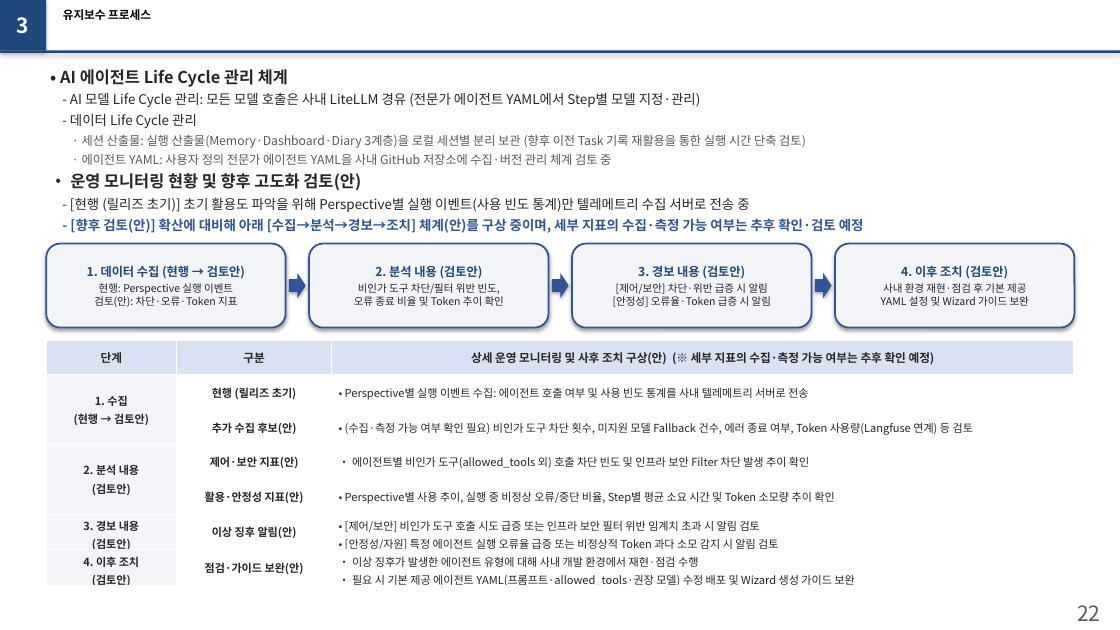
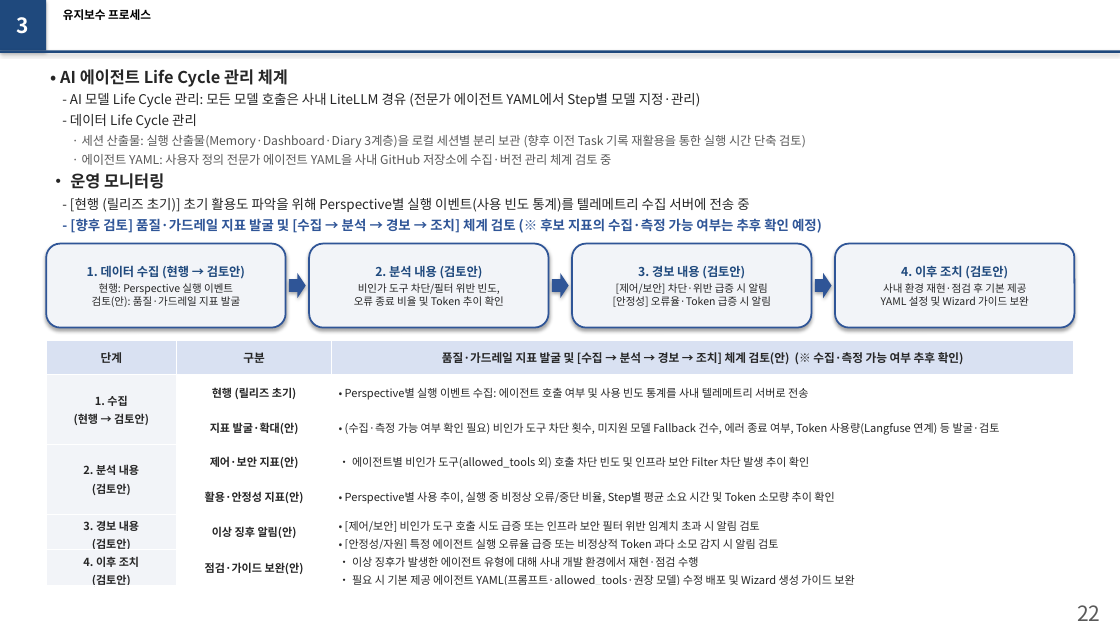
Before and after one commit to misjin05/playground, a slide deck: slide 1 of AIS/Reports/Slide22_23_Update.pptx. Drawn at 1120x630 pixels with LibreOffice and Linux fonts; fonts in the diff are those of the drawing. Boxes give left, top, right and bottom in pixels: in the first picture for what was removed or moved away, otherwise in the second. Text is boxed around its words. In the diff, an @@ line names an element or a change of style, - is before the commit and + after.

```diff
--- a/AIS/Reports/Slide22_23_Update.pptx
+++ b/AIS/Reports/Slide22_23_Update.pptx
@@ text at (x1=70, y1=173, x2=822, y2=233): text changed @@
-• 운영 모니터링 현황 및 향후 고도화 검토(안)
-- [현행 (릴리즈 초기)] 초기 활용도 파악을 위해 Perspective별 실행 이벤트(사용 빈도 통계)만 텔레메트리 수집 서버로 전송 중
-- [향후 검토(안)] 확산에 대비해 아래 [수집→분석→경보→조치] 체계(안)를 구상 중이며, 세부 지표의 수집·측정 가능 여부는 추후 확인·검토 예정
+• 운영 모니터링
+- [현행 (릴리즈 초기)] 초기 활용도 파악을 위해 Perspective별 실행 이벤트(사용 빈도 통계)를 텔레메트리 수집 서버에 전송 중
+- [향후 검토] 품질·가드레일 지표 발굴 및 [수집 → 분석 → 경보 → 조치] 체계 검토 (※ 후보 지표의 수집·측정 가능 여부는 추후 확인 예정)
@@ text in rounded rectangle at (x1=92, y1=283, x2=240, y2=307): text changed @@
-현행: Perspective 실행 이벤트
-검토(안): 차단·오류·Token 지표
+현행: Perspective 실행 이벤트
+검토(안): 품질·가드레일 지표 발굴
@@ table at (x1=46, y1=340, x2=1074, y2=589) @@
-row 1, column 3: 상세 운영 모니터링 및 사후 조치 구상(안) (※ 세부 지표의 수집·측정 가능 여부는 추후 확인 예정)
+row 1, column 3: 품질·가드레일 지표 발굴 및 [수집 → 분석 → 경보 → 조치] 체계 검토(안) (※ 수집·측정 가능 여부 추후 확인)
-row 3, column 2: 추가 수집 후보(안)
+row 3, column 2: 지표 발굴·확대(안)
-row 3, column 3: • (수집·측정 가능 여부 확인 필요) 비인가 도구 차단 횟수, 미지원 모델 Fallback 건수, 에러 종료 여부, Token 사용량(Langfuse 연계) 등 검토
+row 3, column 3: • (수집·측정 가능 여부 확인 필요) 비인가 도구 차단 횟수, 미지원 모델 Fallback 건수, 에러 종료 여부, Token 사용량(Langfuse 연계) 등 발굴·검토
```
Also in this commit, not shown: 1 other file.
